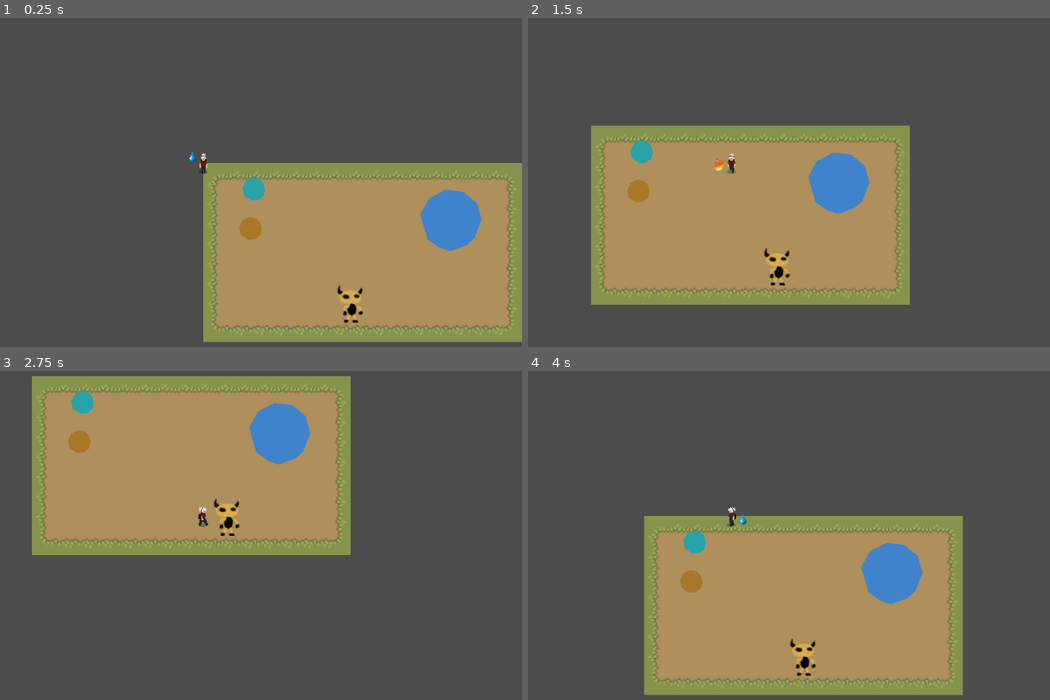
Above: before the commit, frames 1-4 (two rows, left to right).
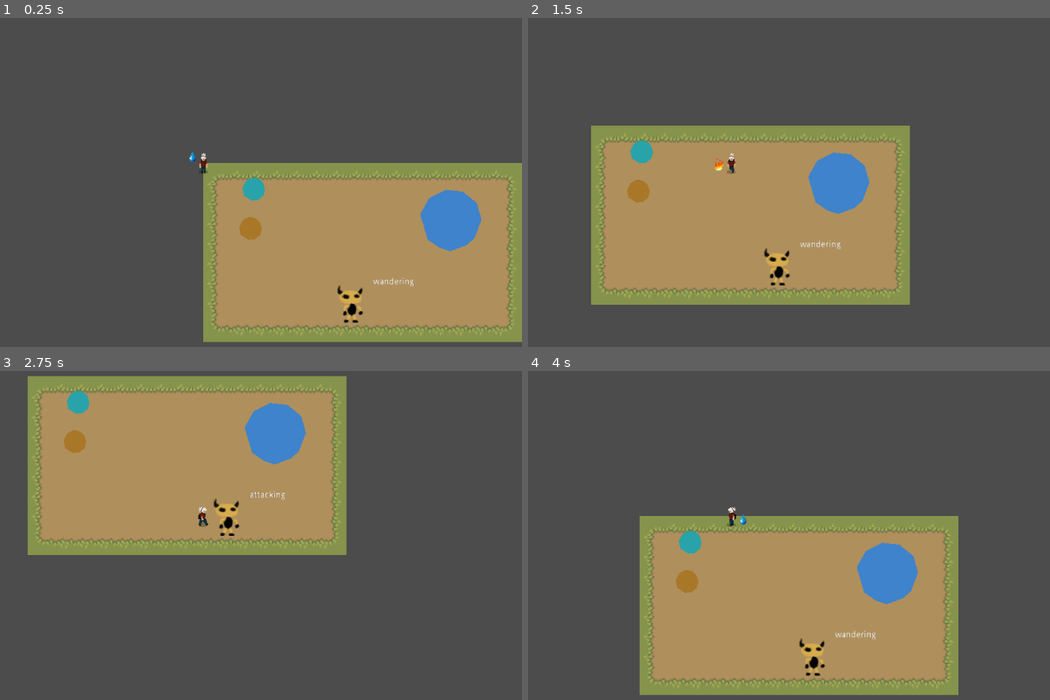
Above: after the commit, the same moments.

Repository: drarbego/magic-garden
Game: Godot game, scene res://Worlds/HomeTown.tscn
The game is run twice, just before and just after one commit, with the same random seed, the same clock (stepped at 60 frames per second) and the same inputs.
Inputs (mouse positions are in pixels of both pictures, inside the frame that each line leads up to):
- Up to frame 1 (0.25 s): no input
- Up to frame 2 (1.5 s): move the mouse to (872, 143) at 0.52 s; hold Right (ui_right) 0.53-1.28 s; hold Shift (change_action) 0.53-1.28 s; tap Space (ui_select) at 0.77 s; move the mouse to (606, 182) at 1.27 s; hold Down (ui_down) from 1.28 s (still down); click (606, 182) at 1.35 s
- Up to frame 3 (2.75 s): tap Space (ui_select) at 1.52 s; move the mouse to (266, 433) at 2.02 s; release Down (ui_down) at 2.03 s; hold Right (ui_right) from 2.03 s (still down); hold Shift (change_action) from 2.03 s (still down)
- Up to frame 4 (4 s): tap Enter at 2.75 s; move the mouse to (700, 591) at 2.77 s; release Right (ui_right) at 2.78 s; release Shift (change_action) at 2.78 s; hold Up (ui_up) 2.78-3.53 s; click (700, 591) at 2.85 s; tap Space (ui_select) at 3.02, 3.77 s; move the mouse to (924, 571) at 3.52 s; hold Left (ui_left) from 3.53 s (still down); hold Shift (change_action) from 3.53 s (still down)

The runs differ from the first frame. In frame 1, less than 0.1% of the frame differs, in the area x 71-80%, y 78-82%; in frame 2, less than 0.1%; in frame 3, 3.2%; in frame 4, 3.9%, in the area x 21-84%, y 44-99%.

Commit message:
Basic states for enemy

Diff:
--- /dev/null
+++ b/EnemyTypes/Attacking.gd
@@ -0,0 +1,16 @@
+extends Node
+
+func physics_process(delta, enemy):
+	enemy.get_node("Label").set_text("attacking")
+	pass
+
+func on_VisionArea_body_entered(body, enemy):
+	pass
+
+func on_VisionArea_body_exited(body, enemy):
+	if body is Character:
+		enemy.plants_to_eat = enemy.get_surrounding_plants()
+		if enemy.plants_to_eat:
+			enemy.current_state = enemy.get_node("States/Eating")
+		else:
+			enemy.current_state = enemy.get_node("States/Wandering")
--- /dev/null
+++ b/EnemyTypes/Eating.gd
@@ -0,0 +1,36 @@
+extends Node
+
+var current_plant: Object = null
+const EATING_DISTANCE = 42
+const SPEED = 100
+
+func physics_process(delta, enemy):
+	enemy.get_node("Label").set_text("eating")
+	if not self.current_plant:
+		if not enemy.plants_to_eat:
+			enemy.current_state = enemy.get_node("States/Wandering")
+			return
+
+		self.current_plant = enemy.plants_to_eat.pop_front()
+
+	if not is_instance_valid(self.current_plant):
+		self.current_plant = null
+		return
+
+	if enemy.position.distance_to(self.current_plant.position) <= EATING_DISTANCE:
+		self.current_plant.queue_free()
+		self.current_plant = null
+	else:
+		enemy.move_and_slide(
+			enemy.position.direction_to(self.current_plant.position) * SPEED
+		)
+
+func on_VisionArea_body_entered(body, enemy):
+	if body is Character:
+		enemy.current_state = enemy.get_node("States/Attacking")
+	if body is Plant:
+		enemy.plants_to_eat.append(body)
+		enemy.current_state = enemy.get_node("States/Eating")
+
+func on_VisionArea_body_exited(body, enemy):
+	pass
--- a/EnemyTypes/Looter.gd
+++ b/EnemyTypes/Looter.gd
@@ -1,5 +1,6 @@
 extends Enemy
 
+var plants_to_eat = []
 
 func _ready():
 	self.current_state = $States/Wandering
@@ -12,10 +13,15 @@
 	pass
 
 func on_VisionArea_body_entered(body):
-	# if player -> attacking
-	# if plant -> eating
-	pass
+	self.current_state.on_VisionArea_body_entered(body, self)
 
 func on_VisionArea_body_exited(body):
-	# if player -> wandering
-	pass
+	self.current_state.on_VisionArea_body_exited(body, self)
+
+func get_surrounding_plants():
+	var bodies = []
+	for body in $VisionArea.get_overlapping_bodies():
+		if body is Plant:
+			bodies.append(body)
+
+	return bodies
--- a/EnemyTypes/Looter.tscn
+++ b/EnemyTypes/Looter.tscn
@@ -1,9 +1,11 @@
-[gd_scene load_steps=8 format=2]
+[gd_scene load_steps=10 format=2]
 
 [ext_resource path="res://Engine/Enemy/Enemy.tscn" type="PackedScene" id=1]
 [ext_resource path="res://Assets/generic_enemy.png" type="Texture" id=2]
 [ext_resource path="res://EnemyTypes/Looter.gd" type="Script" id=3]
 [ext_resource path="res://EnemyTypes/Wandering.gd" type="Script" id=4]
+[ext_resource path="res://EnemyTypes/Eating.gd" type="Script" id=5]
+[ext_resource path="res://EnemyTypes/Attacking.gd" type="Script" id=6]
 
 [sub_resource type="CircleShape2D" id=1]
 radius = 30.5989
@@ -35,7 +37,18 @@
 script = ExtResource( 4 )
 
 [node name="Eating" type="Node" parent="States" index="1"]
+script = ExtResource( 5 )
 
 [node name="Attacking" type="Node" parent="States" index="2"]
+script = ExtResource( 6 )
 
 [node name="Hurting" type="Node" parent="States" index="3"]
+
+[node name="Label" type="Label" parent="." index="5"]
+margin_left = 35.636
+margin_top = -40.0905
+margin_right = 75.636
+margin_bottom = -26.0905
+__meta__ = {
+"_edit_use_anchors_": false
+}
--- a/EnemyTypes/Wandering.gd
+++ b/EnemyTypes/Wandering.gd
@@ -8,9 +8,20 @@
 var speed = 50
 
 func physics_process(delta, enemy):
+	enemy.get_node("Label").set_text("wandering")
 	self.timer -= delta
 	if self.timer <= 0:
 		self.timer = DIR_CHANGE_TIME
 		self.direction = [Vector2.UP, Vector2.DOWN, Vector2.LEFT, Vector2.RIGHT][randi() % 4]
 
 	enemy.move_and_slide(self.direction * self.speed)
+
+func on_VisionArea_body_entered(body, enemy):
+	if body is Character:
+		enemy.current_state = enemy.get_node("States/Attacking")
+	if body is Plant:
+		enemy.plants_to_eat = enemy.get_surrounding_plants()
+		enemy.current_state = enemy.get_node("States/Eating")
+
+func on_VisionArea_body_exited(body, enemy):
+	pass
--- a/Engine/Plant/Plant.tscn
+++ b/Engine/Plant/Plant.tscn
@@ -7,14 +7,16 @@
 [ext_resource path="res://Engine/Plant/Growing.gd" type="Script" id=5]
 [ext_resource path="res://Engine/Plant/Producing.gd" type="Script" id=6]
 
-[sub_resource type="Curve" id=1]
+[sub_resource type="CircleShape2D" id=1]
+
+[sub_resource type="Curve" id=2]
 max_value = 6.0
 _data = [ Vector2( 0, 3.13636 ), 0.0, -0.173056, 0, 0, Vector2( 0.981013, 5.89091 ), -1.8281, 0.0, 0, 0 ]
 
-[sub_resource type="CurveTexture" id=2]
-curve = SubResource( 1 )
+[sub_resource type="CurveTexture" id=3]
+curve = SubResource( 2 )
 
-[sub_resource type="ParticlesMaterial" id=3]
+[sub_resource type="ParticlesMaterial" id=4]
 flag_disable_z = true
 direction = Vector3( 0, 0, 0 )
 spread = 180.0
@@ -25,13 +27,12 @@
 linear_accel = -100.0
 radial_accel = 100.0
 tangential_accel = 100.0
-scale_curve = SubResource( 2 )
+scale_curve = SubResource( 3 )
 
-[sub_resource type="CircleShape2D" id=4]
+[sub_resource type="CircleShape2D" id=5]
 radius = 23.7942
 
-[sub_resource type="Animation" id=5]
-resource_name = "water"
+[sub_resource type="Animation" id=6]
 loop = true
 tracks/0/type = "value"
 tracks/0/path = NodePath("WaterDrop:visible")
@@ -92,13 +93,16 @@
 linear_accel = -85.0
 damping = 100.0
 scale = 2.0
-scale_curve = SubResource( 8 )
+scale_curve = SubResource( 9 )
 color = Color( 0.333333, 0.643137, 0.941176, 1 )
 
-[node name="BasePlant" type="Node2D" groups=[
+[node name="BasePlant" type="StaticBody2D" groups=[
 "plants",
 ]]
 script = ExtResource( 4 )
+
+[node name="CollisionShape2D" type="CollisionShape2D" parent="."]
+shape = SubResource( 1 )
 
 [node name="ProductionTimer" type="Timer" parent="."]
 one_shot = true
@@ -128,22 +132,22 @@
 one_shot = true
 explosiveness = 0.5
 randomness = 0.5
-process_material = SubResource( 3 )
+process_material = SubResource( 4 )
 
 [node name="CharacterDetector" type="Area2D" parent="."]
 
 [node name="CollisionShape2D" type="CollisionShape2D" parent="CharacterDetector"]
-shape = SubResource( 4 )
+shape = SubResource( 5 )
 
 [node name="AnimationPlayer" type="AnimationPlayer" parent="."]
-anims/water = SubResource( 5 )
+anims/water = SubResource( 6 )
 
 [node name="HitBox" type="Area2D" parent="."]
 collision_layer = 2
 collision_mask = 2
 
 [node name="CollisionShape2D" type="CollisionShape2D" parent="HitBox"]
-shape = SubResource( 6 )
+shape = SubResource( 7 )
 
 [node name="States" type="Node" parent="."]
 
Not shown: 3 places in Engine/Plant/Plant.tscn that only renumber resources
